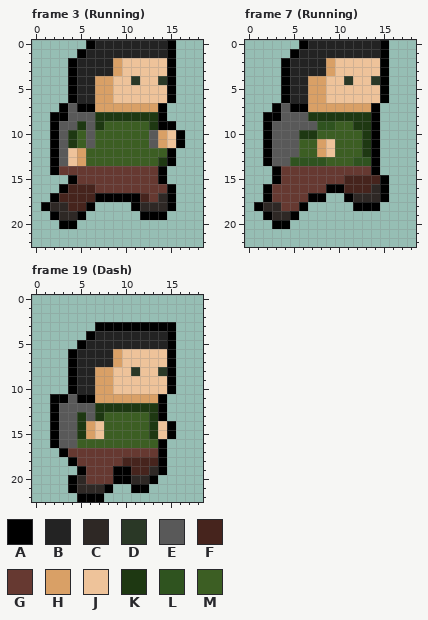
Two states of a pixel-art file, Assets/Sprites/Player.aseprite. The picture above is the old version.
19x23 pixels, 21 frames. Shown: frame 3 (Running), frame 7 (Running), frame 19 (Dash).
Palette (. is transparent): A #000000  B #232323  C #2e2825  D #2a3826  E #595959  F #46241d  G #663931  H #d9a066  J #eec39a  K #1e3812  L #2f531f  M #3c5e23
Pixels before, frame 3 (Running), first column x 1:
 0 .....ABBBBBBBBA.
 1 ....ABBBBBBBBBA.
 2 ...ABBBBHJJJJJA.
 3 ...ABBBBHJJJJJA.
 4 ...ABBHHJJDJJDA.
 5 ...ABBHHJJJJJJA.
 6 ...ABBHHJJJJJJA.
 7 ..AEAAHHHHHHHA..
 8 .AAEEEKKKKKKKA..
 9 .AEEKEKMMMMMKAA.
10 .AEKMEMMMMMMEHJA
11 .AEKMEMMMMMMEHJA
12 .AEJHMMMMMMMMMA.
13 .AEJHMMMMMMMMKA.
14 .AGGGGGGGGGGGA..
15 ...AGGGGGGGGGA..
16 ..AFFFGGGGGGGGA.
17 .AFFFFAAAAAFGCA.
18 ACCFFA....ACCCA.
19 .ACCA......AAA..
20 ..AA............
Pixels before, frame 7 (Running), first column x 1:
 0 .....ABBBBBBBBA
 1 ....ABBBBBBBBBA
 2 ...ABBBBHJJJJJA
 3 ...ABBBBHJJJJJA
 4 ...ABBHHJJDJJDA
 5 ...ABBHHJJJJJJA
 6 ...ABBHHJJJJJJA
 7 ..AEAAHHHHHHHA.
 8 .AAEEEKKKKKKKA.
 9 .AEEEEELLMMKKA.
10 .AEEEKKMMMMMKA.
11 .AEEEMMHJMMMKA.
12 .AEEEMMHJMMMKA.
13 .AEELLLLMMMLLA.
14 ..AGGGGGGGGGGA.
15 ..AGGGGGGGFFFFA
16 .AGGGGGGAAFFFCA
17 .AGGGGAA..ACCCA
18 ACCGGA.....AAA.
19 .ACCA..........
20 ..AA...........
Pixels before, frame 19 (Dash), first column x 2:
 3 .....AAAAAAAAA
 4 ....ABBBBBBBBA
 5 ...ABBBBBBBBBA
 6 ..ABBBBHJJJJJA
 7 ..ABBBBHJJJJJA
 8 ..ABBHHJJDJJDA
 9 ..ABBHHJJJJJJA
10 ..ABBHHJJJJJJA
11 AAEAAHHHHHHHA.
12 AEEEEKKKKKKKA.
13 AEEKEKMMMMMKA.
14 AEEKHJMMMMMKJA
15 AEEKHJMMMMMKJA
16 AEEMMMMMMMMMA.
17 .AGGGGGGGGGGA.
18 ..AGGGGGFFFFA.
19 ...AGGGAAFFCA.
20 ..ACGGGAACCA..
21 ..ACCCA..AA...
22 ...AAA........
New version:
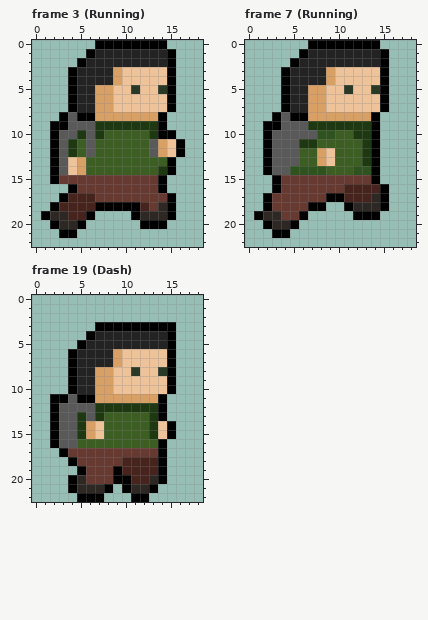
Author's note on the commit: Added two cameras to level 1 that can guide the player better on where to go.
Edits made:
Frame 3 (Running):
y 0: x 6..15 ABBBBBBBBA -> .AAAAAAAA.
y 1: x 5..6 AB -> .A
y 2: x 4..5 AB -> .A; x 9..14 HJJJJJ -> BBBBBB
y 4: x 7..9 HHJ -> BBH; x 11 D -> J; x 14 D -> J
y 5: x 11 J -> D; x 14 J -> D
y 7: x 3..6 AEAA -> .ABB; x 9..15 HHHHHA. -> JJJJJJA
y 8: x 2 A -> .; x 5..13 EEKKKKKKK -> AAHHHHHHH
y 9: x 3 E -> A; x 5 K -> E; x 8..12 MMMMM -> KKKKK; x 15 A -> .
y 10: x 4..5 KM -> EK; x 7 M -> K; x 13..16 EHJA -> KAA.
y 12: x 4..6 JHM -> KME; x 13..16 MMA. -> EHJA
y 13: x 14 K -> M
y 14: x 3..15 GGGGGGGGGGGA. -> EJHMMMMMMMMKA
y 15: x 2..4 ..A -> AGG
y 16: x 3..6 AFFF -> .AGG; x 14..15 GA -> A.
y 17: x 2..3 AF -> .A; x 7..12 AAAAAF -> GGGGGG; x 14 C -> G
y 18: x 1..3 ACC -> .AF; x 6..10 A.... -> FAAAA; x 12..13 CC -> FG
y 19: x 1..2 .A -> AC; x 4..6 CA. -> FFA; x 11..15 .AAA. -> ACCCA
y 20: x 2..5 .AA. -> ACCA; x 12..14 ... -> AAA
y 21: x 3..4 .. -> AA
Frame 7 (Running):
y 0: x 6..15 ABBBBBBBBA -> .AAAAAAAA.
y 1: x 5..6 AB -> .A
y 2: x 4..5 AB -> .A; x 9..14 HJJJJJ -> BBBBBB
y 4: x 7..9 HHJ -> BBH; x 11 D -> J; x 14 D -> J
y 5: x 11 J -> D; x 14 J -> D
y 7: x 3..6 AEAA -> .ABB; x 9..15 HHHHHA. -> JJJJJJA
y 8: x 2 A -> .; x 5..13 EEKKKKKKK -> AAHHHHHHH
y 9: x 3 E -> A; x 7..11 ELLMM -> KKKKK
y 10: x 6..9 KKMM -> EELL; x 12 M -> K
y 11: x 6..9 MMHJ -> KKMM
y 13: x 5..9 LLLLM -> EMMHJ; x 12..13 LL -> MK
y 14: x 2..13 .AGGGGGGGGGG -> AEELLLLMMMLL
y 15: x 11..15 FFFFA -> GGGA.
y 16: x 2..3 AG -> .A; x 9..10 AA -> GG; x 14 C -> F
y 17: x 7..13 AA..ACC -> GGAAFFF
y 18: x 1..3 ACC -> .AG; x 6..8 A.. -> GAA; x 11..15 .AAA. -> ACCCA
y 19: x 1..2 .A -> AC; x 4..6 CA. -> GGA; x 12..14 ... -> AAA
y 20: x 2..5 .AA. -> ACCA
y 21: x 3..4 .. -> AA
Frame 19 (Dash):
y 19: x 10 A -> F; x 13 C -> F
y 20: x 11..14 CCA. -> FFCA
y 21: x 10..13 .AA. -> ACCA
y 22: x 11..12 .. -> AA
